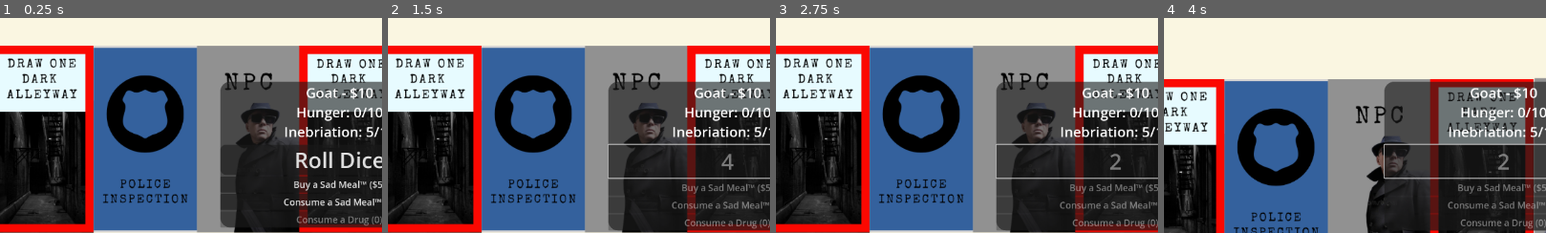
Above: before the commit, frames 1-4 (left to right).
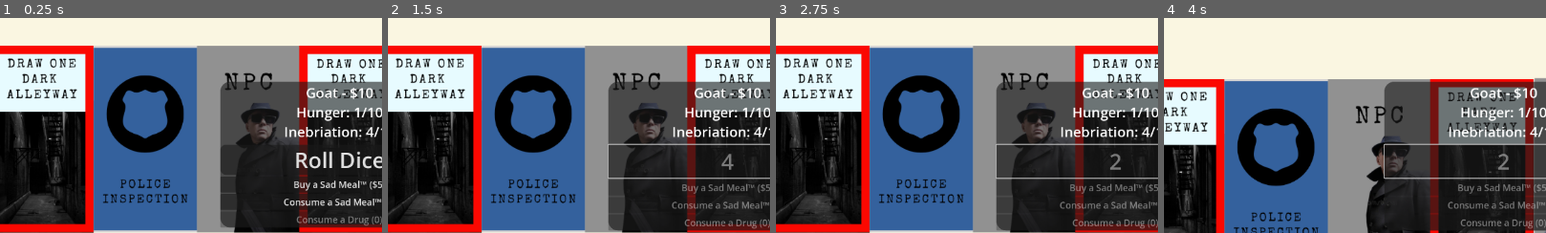
Above: after the commit, the same moments.

Repository: Dead-Vortex/unemployment-simulator
Game: Godot game, scene res://board.tscn
Same seed, same stepped clock (60 frames per second), same inputs: the game is played once before the commit and once after it.
Inputs:
- Up to frame 1 (0.25 s): no input
- Up to frame 2 (1.5 s): click "Roll Dice" at 0.5 s; tap Enter at 1.25 s; tap Down (camera_down) at 1.35 s
- Up to frame 3 (2.75 s): tap Left (camera_left) at 2.1 s
- Up to frame 4 (4 s): tap Space at 2.75 s; tap Right (camera_right) at 2.85 s; tap Enter at 3.5 s; tap Up (camera_up) at 3.6 s
The pictures show only the part of the screen within x 39-89%, y 50-100%; the shares and areas given below are measured in that part.

The runs differ from the first frame. In frame 1, 0.1% of the frame differs, in the area x 92-98%, y 41-56%; in frame 2, 0.1%; in frame 3, 0.1%; in frame 4, 0.1%.

Commit message:
police inspection implemented
- you can make the player move backwards
- player inebriation and hunger properly change at turn start
- more???

Diff:
--- a/board.tscn
+++ b/board.tscn
@@ -193,7 +193,7 @@
 layout_mode = 2
 theme_override_font_sizes/font_size = 55
 theme_override_styles/normal = SubResource("StyleBoxFlat_mgc1s")
-text = "Roll Die"
+text = "Player has drugs, go to jail"
 
 [node name="BuySadMeal" type="Button" parent="CanvasLayer/PanelContainer/VBoxContainer"]
 layout_mode = 2
--- a/scripts/game.gd
+++ b/scripts/game.gd
@@ -65,6 +65,10 @@
 	current_player = player
 	# Initialize UI
 	die_button.disabled = false
+	player_stats[player - 1]["hunger"] += 1
+	player_stats[player - 1]["inebriation"] -= 1
+	if player_stats[player - 1]["inebriation"] < 0:
+		player_stats[player - 1]["inebriation"] = 0
 	update_ui()
 	# Die Roll
 	await(die_rolled)
@@ -84,6 +88,29 @@
 	# Board Space Actions
 	if police_inspection_spaces.has(player_stats[player - 1]["space"]):
 		print(player_piece_names[player] + " landed on Police Inspection")
+		die_button.text = "Roll Die"
+		die_button.disabled = false
+		await(die_rolled)
+		die_button.disabled = true
+		for i in 10:
+			die_roll = randi_range(1, 6)
+			die_button.text = str(die_roll)
+			await get_tree().create_timer(0.2).timeout
+		await get_tree().create_timer(0.5).timeout
+		if (die_roll == 2 or die_roll == 3) and player_stats[player - 1]["drugs"] > 0:
+			die_button.text = "Player has drugs, go to jail"
+		elif die_roll == 4 or die_roll == 5:
+			if player_stats[player - 1]["inebriation"] >= 4:
+				pass # go to jail
+			else:
+				move_player_spaces(player, -2)
+		elif die_roll == 6:
+			if player_stats[player - 1]["money"] >= 10:
+				player_stats[player - 1]["money"] -= 10
+			else:
+				pass # go to jail
+		await get_tree().create_timer(0.8).timeout
+
 	elif dark_alleyway_spaces.has(player_stats[player - 1]["space"]):
 		print(player_piece_names[player] + " landed on Dark Alleyway")
 	elif heist_spaces.has(player_stats[player - 1]["space"]):
@@ -120,12 +147,20 @@
 		rhymes_with_grug_button.disabled = false
 
 func move_player_spaces(player : int, spaces : int):
-	for i in spaces:
-		player_stats[player - 1]["space"] += 1
-		if player_stats[player - 1]["space"] > 27 and player_stats[player - 1]["space"] != 99:
-			player_stats[player - 1]["space"] = 0
-		get_node(player_piece_names[player]).global_position = get_node("BoardSpaces/Space" + str(player_stats[player - 1]["space"])).global_position
-		await get_tree().create_timer(0.5).timeout
+	if spaces > 0:
+		for i in spaces:
+			player_stats[player - 1]["space"] += 1
+			if player_stats[player - 1]["space"] > 27 and player_stats[player - 1]["space"] != 99:
+				player_stats[player - 1]["space"] = 0
+			get_node(player_piece_names[player]).global_position = get_node("BoardSpaces/Space" + str(player_stats[player - 1]["space"])).global_position
+			await get_tree().create_timer(0.5).timeout
+	else:
+		for i in abs(spaces):
+			player_stats[player - 1]["space"] -= 1
+			if player_stats[player - 1]["space"] < 0 and player_stats[player - 1]["space"] != 99:
+				player_stats[player - 1]["space"] = 27
+			get_node(player_piece_names[player]).global_position = get_node("BoardSpaces/Space" + str(player_stats[player - 1]["space"])).global_position
+			await get_tree().create_timer(0.5).timeout
 
 func _on_dice_roll_button_pressed() -> void:
 	emit_signal("die_rolled")
Binary file added: docs/index.apple-touch-icon.png
Not shown, added: docs/index.apple-touch-icon.png.import
Binary file added: docs/index.icon.png
Not shown, added: docs/index.icon.png.import
Binary file added: docs/index.png
Not shown, added: docs/index.png.import
Not shown, changed: export_presets.cfg
Not shown, added: docs/index.audio.position.worklet.js
Not shown, added: docs/index.audio.worklet.js
Not shown, added: docs/index.html
Not shown, added: docs/index.js
Not shown, added: docs/index.pck
(and 1 more such lines)
